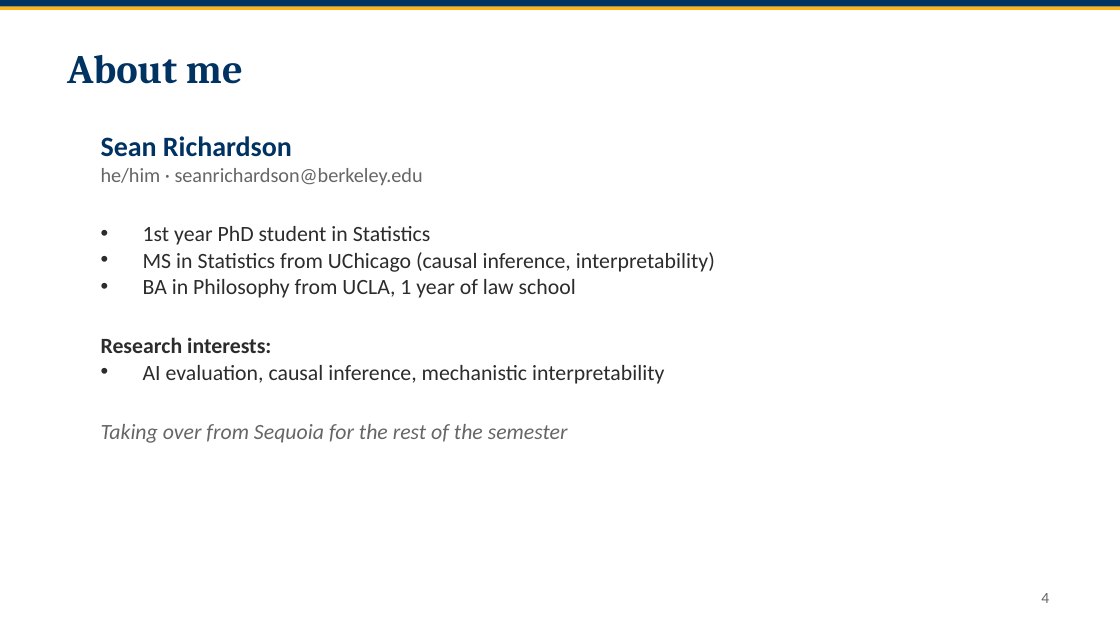
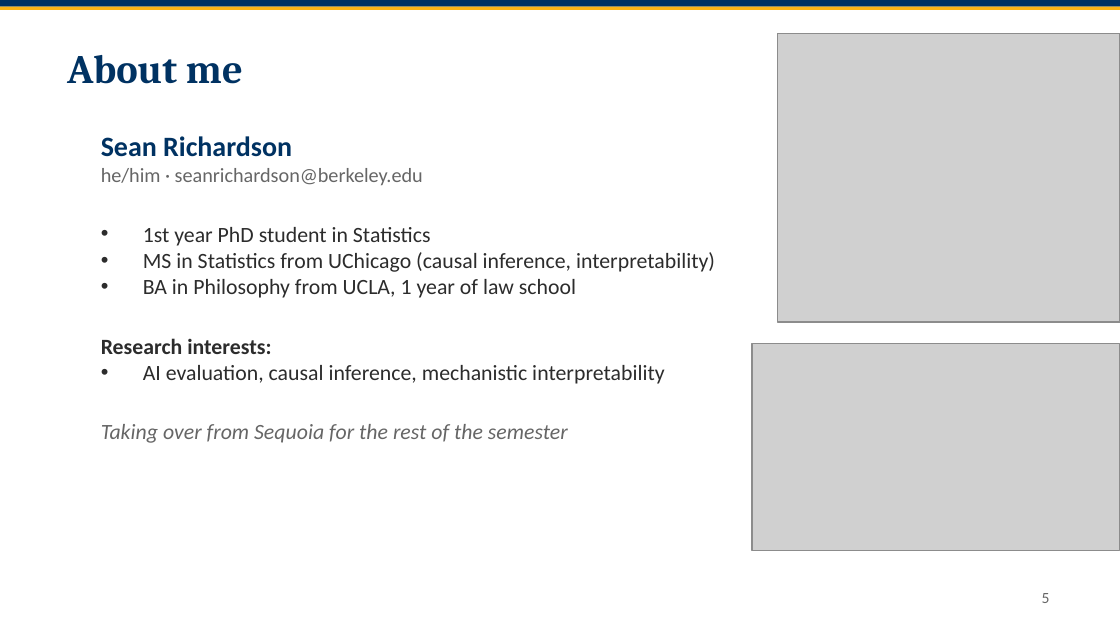
Before and after one commit to smrichardson/stat214, a slide deck: slide 5 of 26-214-discussion-week-13.pptx (slide 4 before the commit). Drawn at 1120x630 pixels with LibreOffice and Linux fonts; fonts in the diff are those of the drawing; grey boxes stand for pictures. Boxes give left, top, right and bottom in pixels: in the first picture for what was removed or moved away, otherwise in the second. Text is boxed around its words. In the diff, an @@ line names an element or a change of style, - is before the commit and + after.

```diff
--- a/26-214-discussion-week-13.pptx
+++ b/26-214-discussion-week-13.pptx
@@ picture added at box(777, 34, 1120, 323) @@
@@ picture added at box(752, 343, 1120, 550) @@
@@ page number at box(1042, 593, 1050, 603): text changed @@
-4
+5
```
Also in this commit, not shown: 8 other slides changed, 8 slides added, 3 other files.
